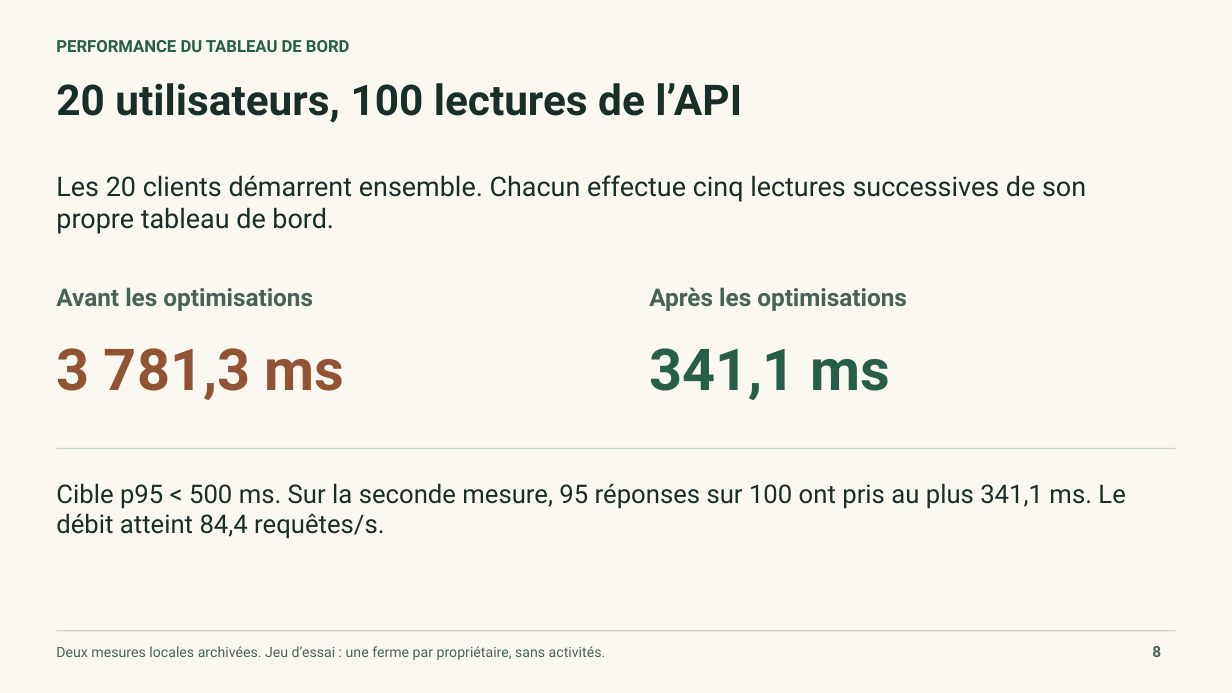
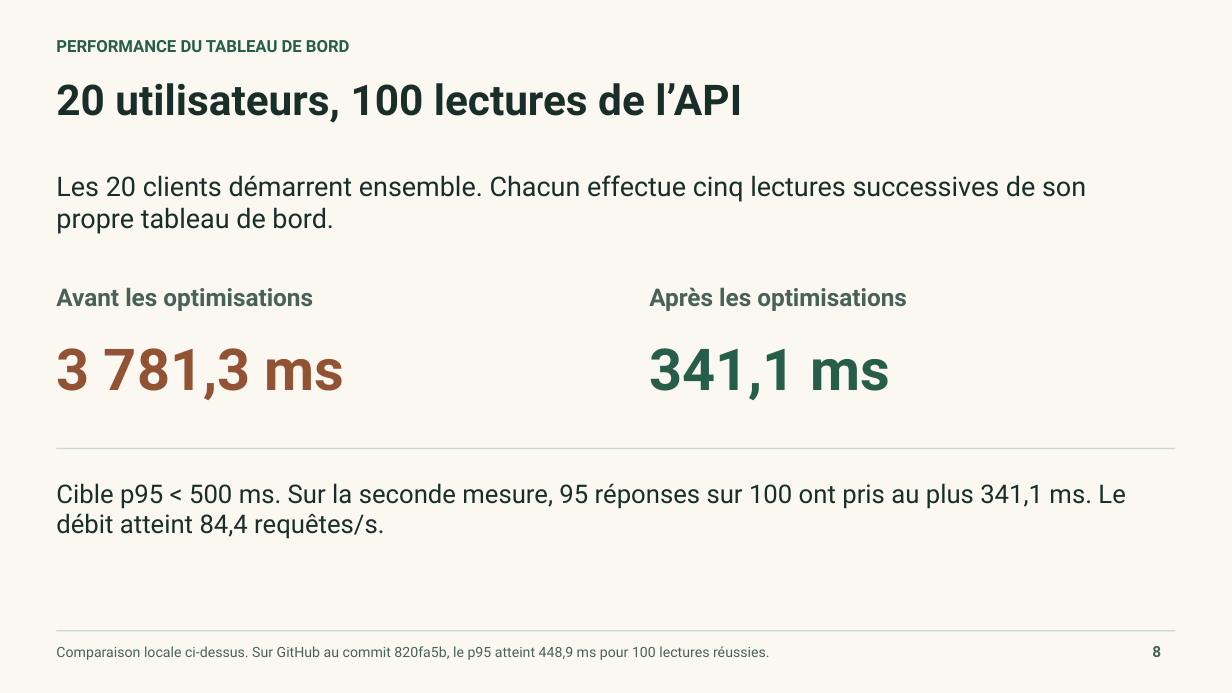
Before and after one commit to WasMas/Farm_App, a slide deck: slide 8 of docs/quality/Fieldbook-Soutenance.pptx. Drawn at 1232x693 pixels with LibreOffice and Linux fonts; fonts in the diff are those of the drawing. Boxes give left, top, right and bottom in pixels: in the first picture for what was removed or moved away, otherwise in the second. Text is boxed around its words. In the diff, an @@ line names an element or a change of style, - is before the commit and + after.

```diff
--- a/docs/quality/Fieldbook-Soutenance.pptx
+++ b/docs/quality/Fieldbook-Soutenance.pptx
@@ text at bbox=[56, 646, 769, 660]: text changed @@
-Deux mesures locales archivées. Jeu dʼessai : une ferme par propriétaire, sans activités.
+Comparaison locale ci-dessus. Sur GitHub au commit 820fa5b, le p95 atteint 448,9 ms pour 100 lectures réussies.
```
Also in this commit, not shown: 2 other slides changed, 1 slide added, 1 slide removed, 3 other files.
